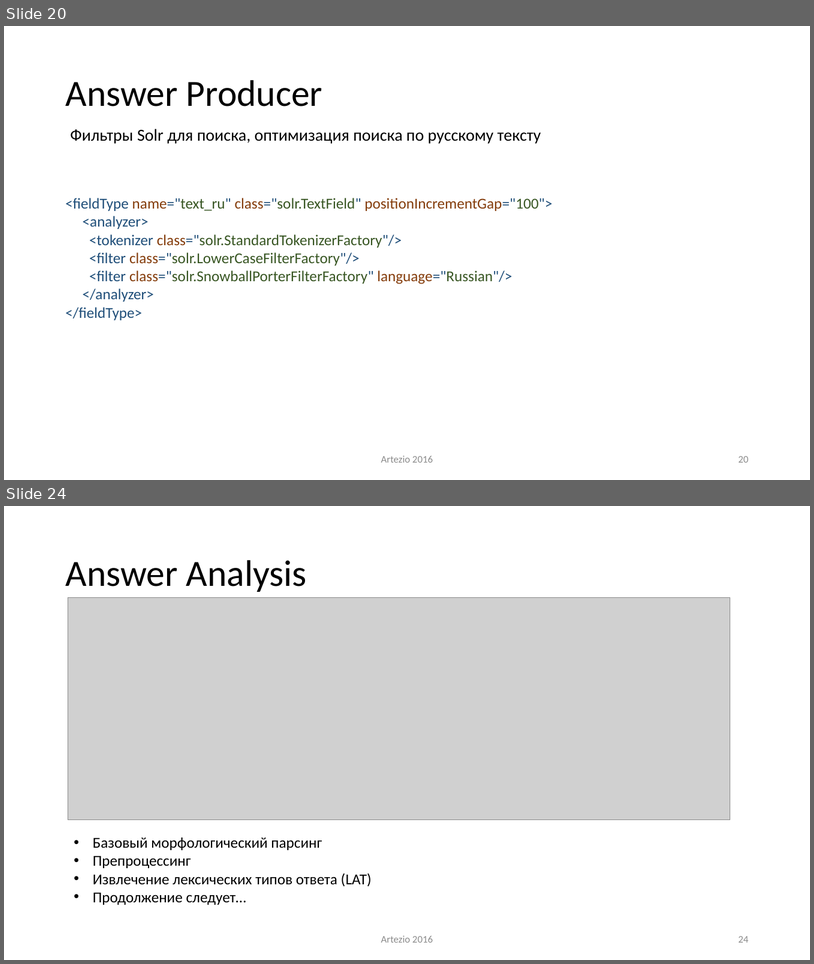
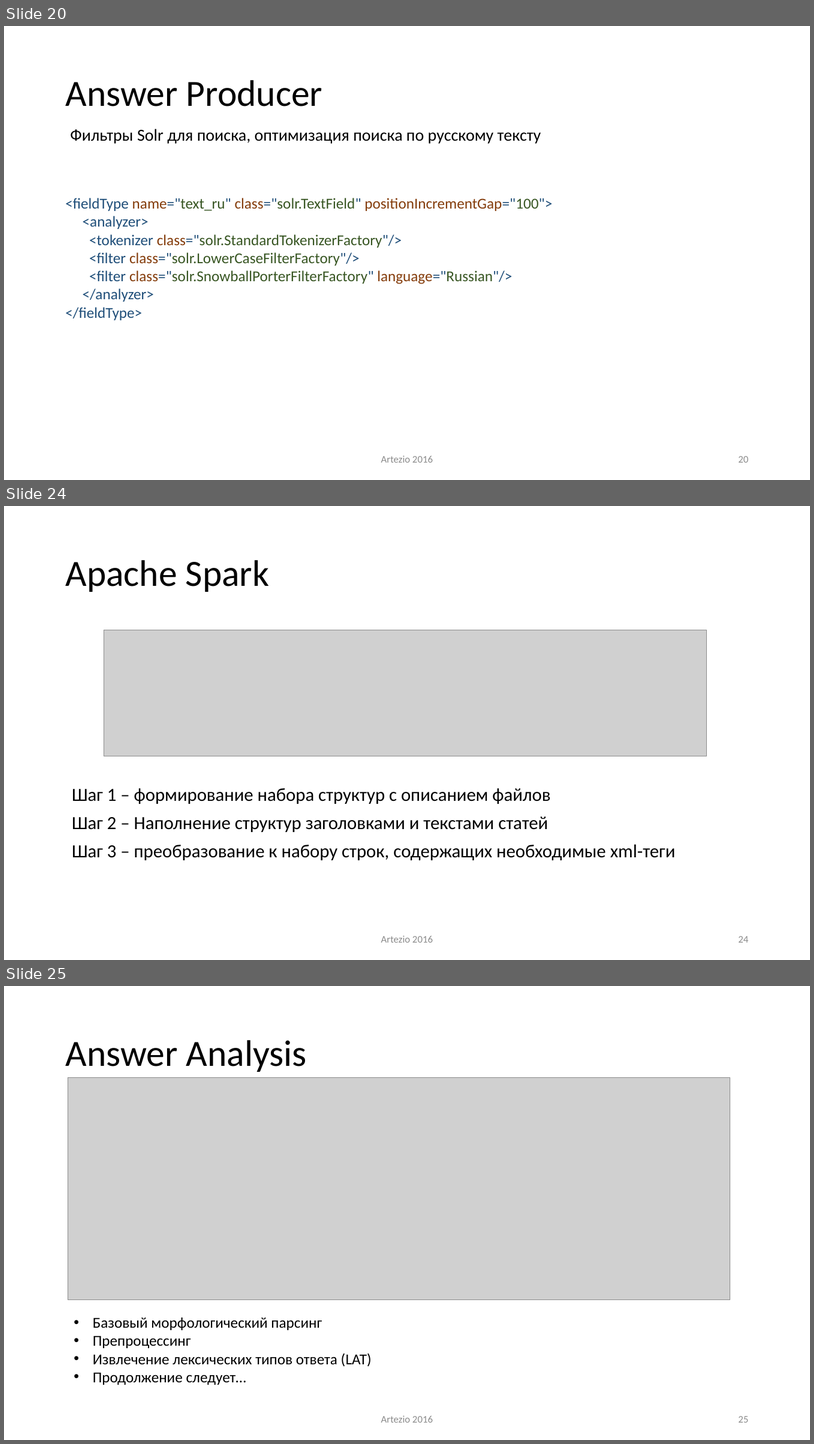
Before and after one commit to ike3/yodaqa, a slide deck: doc/Presentation.pptx. Shown one above the other, each under a label of ours: slides 20 and 24 before the commit, slides 20, 24 and 25 after it; the slides between them are not shown. The pictures are 814x964 and 814x1444 pixels, drawn with LibreOffice and Linux fonts; fonts in the diff are those of the drawing; grey boxes stand for pictures. Boxes give left, top, right and bottom in pixels: in the first picture for what was removed or moved away, otherwise in the second. Text is boxed around its words. In the diff, an @@ line names an element or a change of style, - is before the commit and + after.

```diff
--- a/doc/Presentation.pptx
+++ b/doc/Presentation.pptx
@@ slide 24 added at (4,506,810,960), background #FFFFFF @@
@@ title added at (65,560,270,592), 44 pt, text #000000 @@
+Apache Spark
@@ picture added at (104,630,707,756) @@
@@ text added at (72,788,675,860), 22 pt, text #000000 @@
+Шаг 1 – формирование набора структур с описанием файлов
+Шаг 2 – Наполнение структур заголовками и текстами статей
+Шаг 3 – преобразование к набору строк, содержащих необходимые xml-теги
@@ text added at (381,935,433,942), 12 pt, text #8C8C8C @@
+Artezio 2016
@@ page number added at (738,936,749,942), 12 pt, text #8C8C8C @@
+24
@@ what was slide 24 is now slide 25 @@
@@ page number at (738,1416,749,1422): text changed @@
-24
+25
```
Also in this commit, not shown: 4 slides changed.
